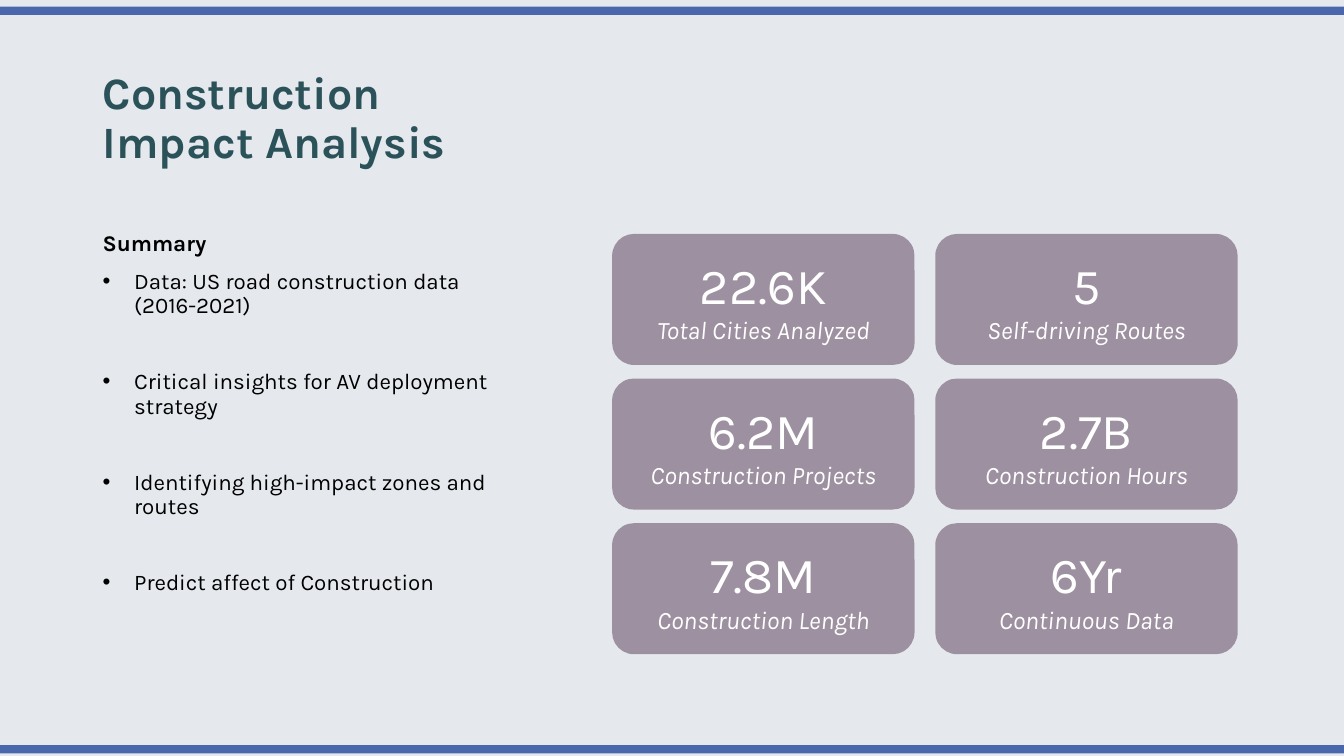
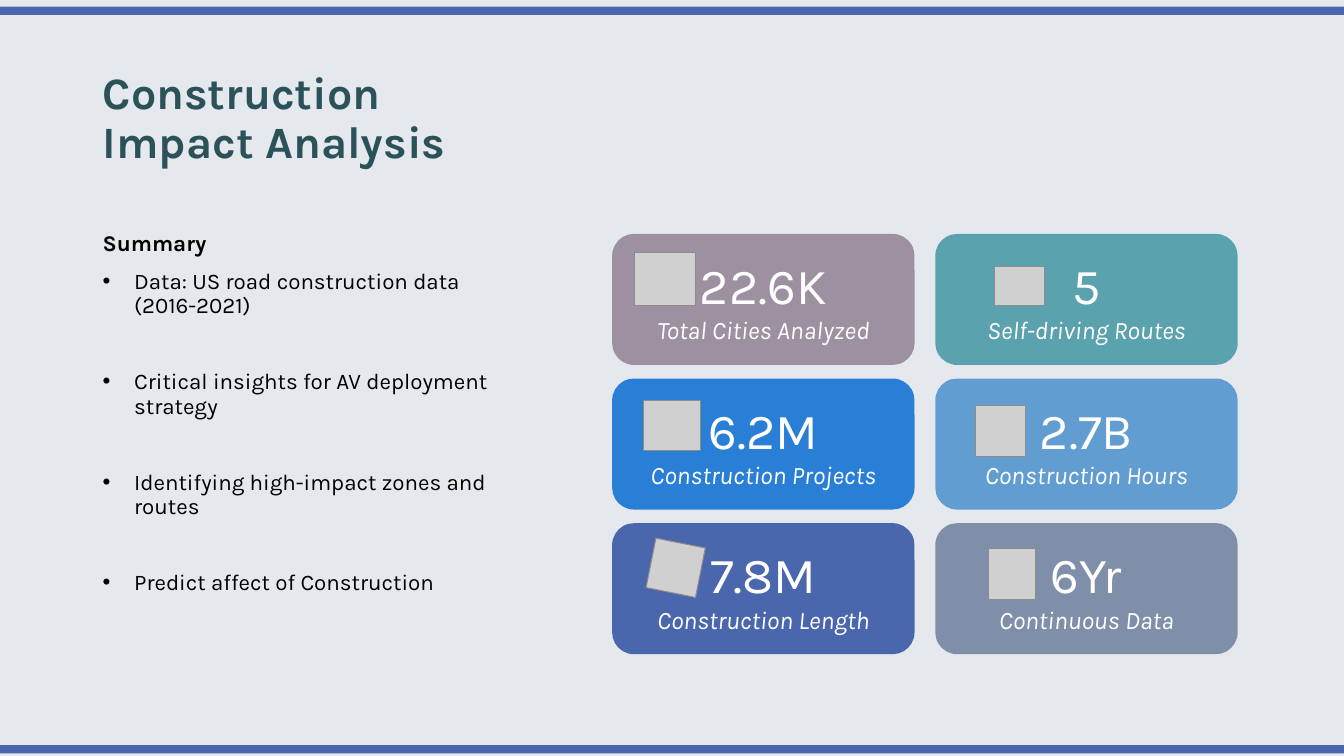
Before and after one commit to smomtaz/us_road_construction, a slide deck: slide 2 of Presentation/presentation.pptx. Drawn at 1344x756 pixels with LibreOffice and Linux fonts; fonts in the diff are those of the drawing; grey boxes stand for pictures. Boxes give left, top, right and bottom in pixels: in the first picture for what was removed or moved away, otherwise in the second. Text is boxed around its words. In the diff, an @@ line names an element or a change of style, - is before the commit and + after.

```diff
--- a/Presentation/presentation.pptx
+++ b/Presentation/presentation.pptx
@@ rounded rectangle "5" at bbox=[936, 234, 1238, 365]: fill #9D90A0 to #5AA2AE @@
@@ picture added at bbox=[635, 253, 696, 306] @@
@@ picture added at bbox=[995, 267, 1046, 306] @@
@@ rounded rectangle "6.2M" at bbox=[612, 379, 914, 510]: fill #9D90A0 to #297FD5 @@
@@ rounded rectangle "2.7B" at bbox=[936, 379, 1238, 510]: fill #9D90A0 to #629DD1 @@
@@ picture added at bbox=[643, 400, 700, 451] @@
@@ picture added at bbox=[976, 406, 1026, 457] @@
@@ rounded rectangle "7.8M" at bbox=[612, 523, 914, 654]: fill #9D90A0 to #4A66AC @@
@@ picture added at bbox=[646, 538, 705, 597] @@
@@ rounded rectangle "6Yr" at bbox=[936, 523, 1238, 654]: fill #9D90A0 to #7F8FA9 @@
@@ picture added at bbox=[989, 549, 1036, 600] @@
```
Also in this commit, not shown: 1 other slide changed, 1 slide added, 2 other files.
